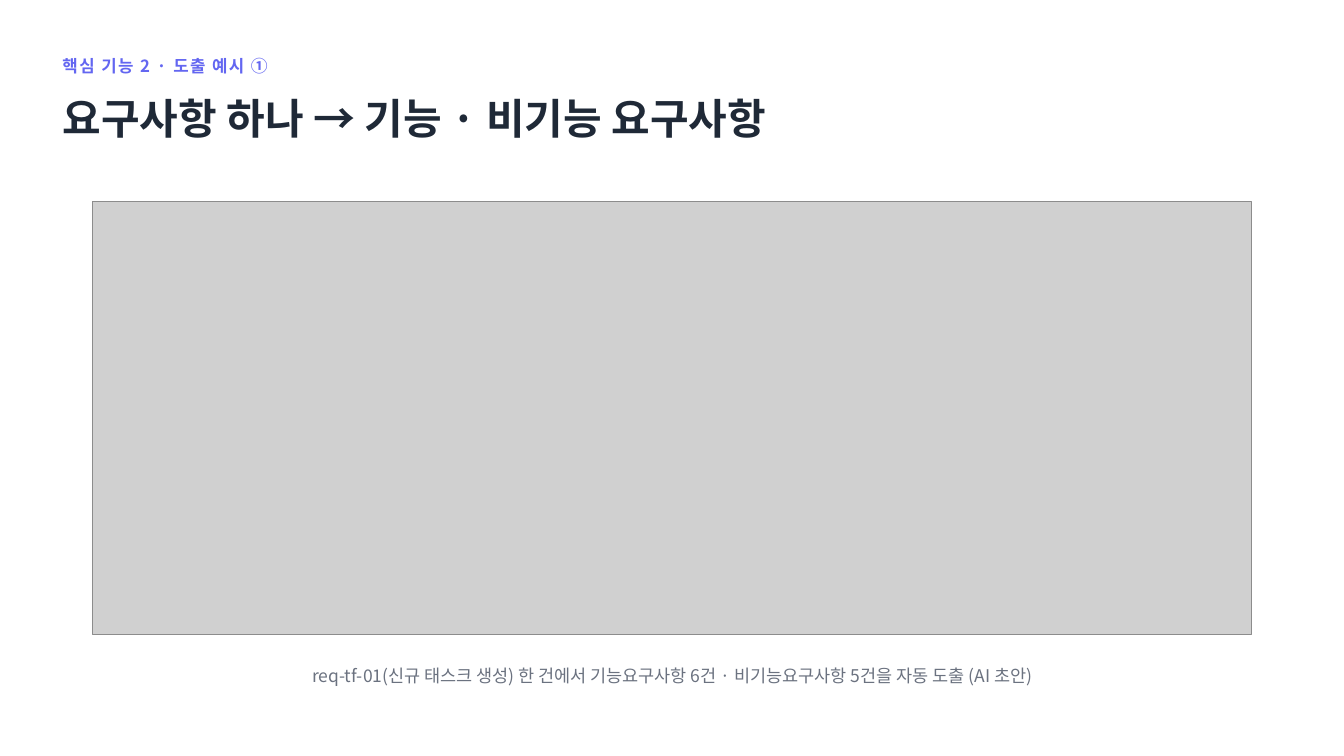
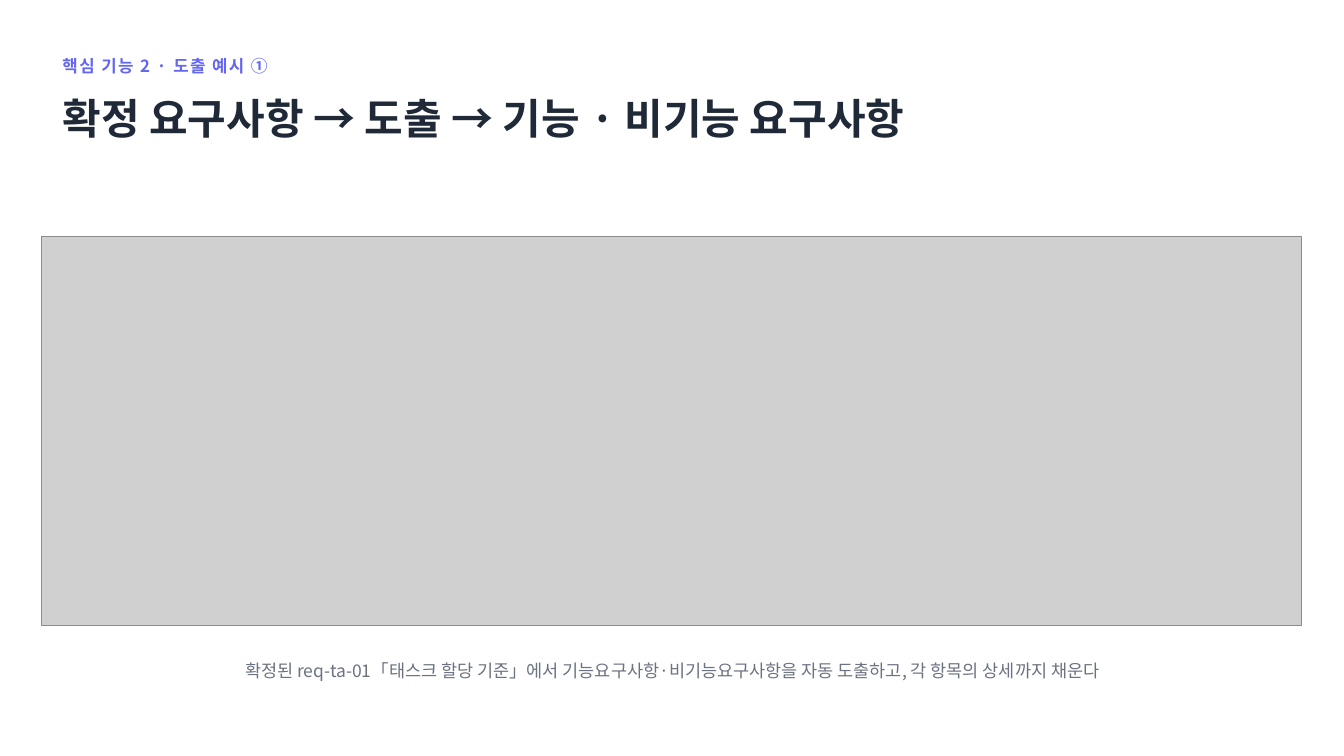
Before and after one commit to jihunhan98/semes-superrookie, a slide deck: slide 11 of docs/진행공유_요구사항자동화.pptx. Drawn at 1344x756 pixels with LibreOffice and Linux fonts; fonts in the diff are those of the drawing; grey boxes stand for pictures. Boxes give left, top, right and bottom in pixels: in the first picture for what was removed or moved away, otherwise in the second. Text is boxed around its words. In the diff, an @@ line names an element or a change of style, - is before the commit and + after.

```diff
--- a/docs/진행공유_요구사항자동화.pptx
+++ b/docs/진행공유_요구사항자동화.pptx
@@ text at <box>62,98,904,138</box>: text changed @@
-요구사항 하나 → 기능 · 비기능 요구사항
+확정 요구사항 → 도출 → 기능 · 비기능 요구사항
@@ picture: place and size @@
-picture at <box>93,202,1252,634</box>
+picture at <box>41,237,1302,626</box>
@@ text at <box>245,662,1099,681</box>: text changed @@
-req-tf-01(신규 태스크 생성) 한 건에서 기능요구사항 6건 · 비기능요구사항 5건을 자동 도출 (AI 초안)
+확정된 req-ta-01「태스크 할당 기준」에서 기능요구사항·비기능요구사항을 자동 도출하고, 각 항목의 상세까지 채운다
```
Also in this commit, not shown: 2 other files.
